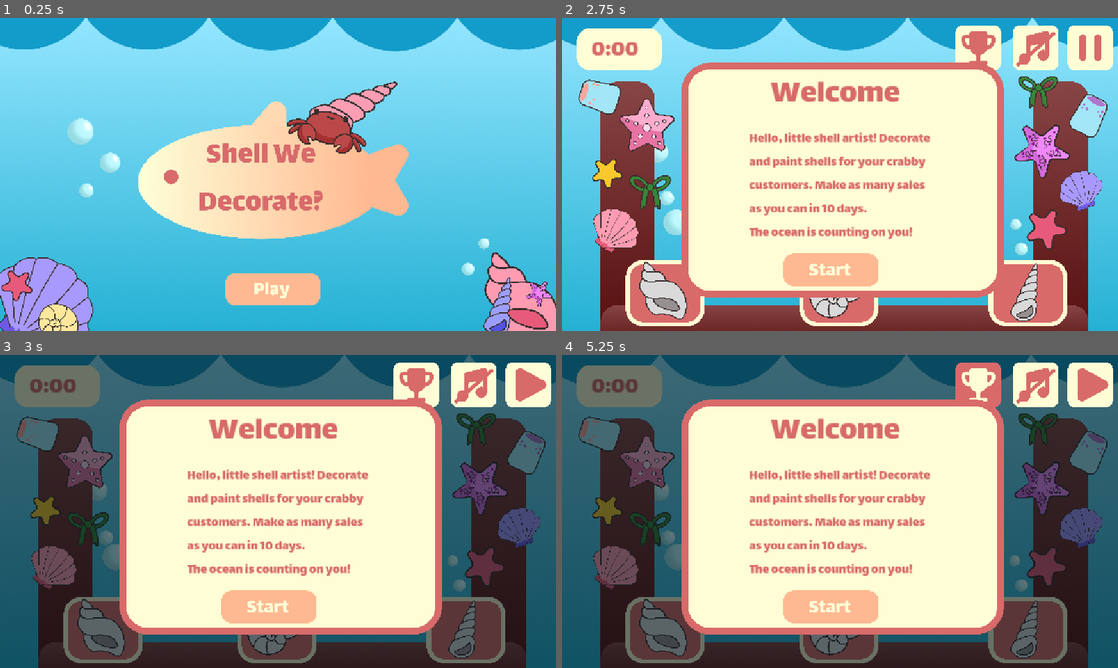
Above: before the commit, frames 1-4 (two rows, left to right).
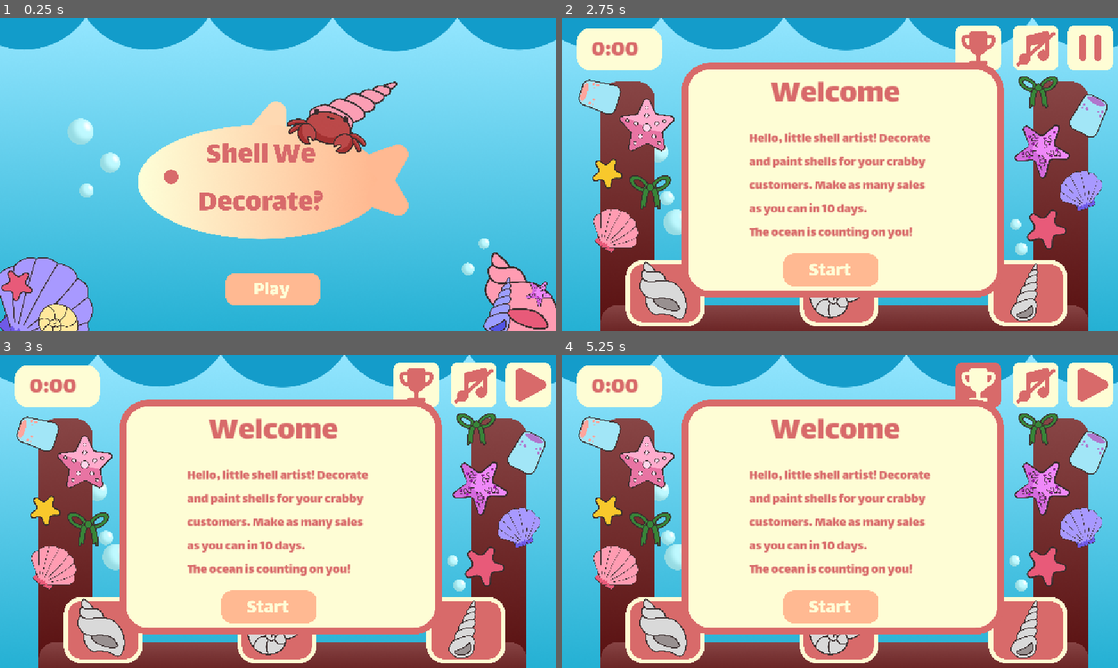
Above: after the commit, the same moments.

Repository: vishyyyyyyyyy/shell-we-decorate
Game: Godot game, scene res://scenes/menu.tscn
Same seed, same stepped clock (60 frames per second), same inputs: the game is played once before the commit and once after it.
Inputs (mouse positions are in pixels of both pictures, inside the frame that each line leads up to):
- Up to frame 1 (0.25 s): no input
- Up to frame 2 (2.75 s): tap Enter at 0.5 s; move the mouse to (834, 287) at 0.52 s; hold Right 0.53-1.28 s; tap Alt at 0.6, 2.1 s; click (834, 287) at 0.67 s; move the mouse to (662, 293) at 1.27 s; hold Down 1.28-2.03 s; tap Shift at 1.35 s; click (662, 293) at 1.42 s; move the mouse to (1034, 46) at 2.02 s; hold Right from 2.03 s (still down); click (1034, 46) at 2.17 s
- Up to frame 3 (3 s): move the mouse to (528, 383) at 2.77 s; release Right at 2.78 s; hold Up from 2.78 s (still down); tap Shift at 2.85 s; click (528, 383) at 2.92 s
- Up to frame 4 (5.25 s): tap Space at 3.5, 5 s; move the mouse to (840, 458) at 3.52 s; release Up at 3.53 s; hold Left 3.53-5.03 s; tap Alt at 3.6, 5.1 s; click (840, 458) at 3.67 s; tap Enter at 4.25 s; move the mouse to (840, 536) at 4.27 s; tap Shift at 4.35 s; click (840, 536) at 4.42 s; move the mouse to (979, 383) at 5.02 s; hold Down from 5.03 s (still down); click (979, 383) at 5.17 s

Frames 1-2 are identical in both runs. In frame 3, 54% of the frame differs, in the area x 0-100%, y 0-100%; in frame 4, 54%.

Commit message:
move control inputs out of stand

Diff:
--- a/new-game-project/scenes/game.tscn
+++ b/new-game-project/scenes/game.tscn
@@ -1038,6 +1038,9 @@
 &"extra_leave3": SubResource("Animation_ms3bu")
 }
 
+[sub_resource type="RectangleShape2D" id="RectangleShape2D_7gkqi"]
+size = Vector2(2560, 853.333)
+
 [sub_resource type="RectangleShape2D" id="RectangleShape2D_gxtfn"]
 size = Vector2(1363.58, 1107.34)
 
@@ -1197,9 +1200,6 @@
 &"RESET": SubResource("Animation_weeiq"),
 &"new_achievement": SubResource("Animation_mmvbu")
 }
-
-[sub_resource type="RectangleShape2D" id="RectangleShape2D_7gkqi"]
-size = Vector2(2560, 853.333)
 
 [sub_resource type="RectangleShape2D" id="RectangleShape2D_pr1ej"]
 size = Vector2(633.332, 626.667)
@@ -1823,6 +1823,73 @@
 scale = Vector2(0.21699, 0.21699)
 texture = ExtResource("38_7ixpq")
 
+[node name="home" type="Area2D" parent="stand"]
+process_mode = 2
+process_priority = 1
+visible = false
+position = Vector2(981, 61)
+scale = Vector2(0.15, 0.15)
+script = ExtResource("44_2iuns")
+normal = ExtResource("32_v2yb1")
+hover = ExtResource("32_js0lu")
+
+[node name="Sprite2D" type="Sprite2D" parent="stand/home"]
+z_index = 2
+position = Vector2(-2700, 1033.33)
+scale = Vector2(2.67286, 2.67286)
+texture = ExtResource("32_v2yb1")
+
+[node name="CollisionShape2D" type="CollisionShape2D" parent="stand/home"]
+z_index = 2
+position = Vector2(-2700, 1033.33)
+shape = SubResource("RectangleShape2D_7gkqi")
+disabled = true
+
+[node name="timerlabel" type="Label" parent="stand/home"]
+z_index = 2
+offset_left = -3186.67
+offset_top = 733.333
+offset_right = -2204.67
+offset_bottom = 1361.33
+theme_override_colors/font_color = Color(0.996078, 0.992157, 0.835294, 1)
+theme_override_fonts/font = ExtResource("29_sgl2t")
+theme_override_font_sizes/font_size = 400
+text = "Home"
+
+[node name="credits" type="Area2D" parent="stand"]
+process_mode = 2
+process_priority = 1
+visible = false
+z_index = 3
+position = Vector2(981, 61)
+scale = Vector2(0.15, 0.15)
+script = ExtResource("46_7gkqi")
+normal = ExtResource("32_v2yb1")
+hover = ExtResource("32_js0lu")
+
+[node name="Sprite2D" type="Sprite2D" parent="stand/credits"]
+z_index = 2
+position = Vector2(-2700, 2100)
+scale = Vector2(2.67286, 2.67286)
+texture = ExtResource("32_v2yb1")
+
+[node name="CollisionShape2D" type="CollisionShape2D" parent="stand/credits"]
+z_index = 2
+position = Vector2(-2700, 2100)
+shape = SubResource("RectangleShape2D_7gkqi")
+disabled = true
+
+[node name="timerlabel2" type="Label" parent="stand/credits"]
+z_index = 2
+offset_left = -3293.33
+offset_top = 1800.0
+offset_right = -2101.33
+offset_bottom = 2428.0
+theme_override_colors/font_color = Color(0.996078, 0.992157, 0.835294, 1)
+theme_override_fonts/font = ExtResource("29_sgl2t")
+theme_override_font_sizes/font_size = 400
+text = "Credits"
+
 [node name="customizepanel" type="Area2D" parent="stand"]
 position = Vector2(209, 564)
 scale = Vector2(0.109271, 0.109271)
@@ -2063,80 +2130,7 @@
 vertical_alignment = 1
 autowrap_mode = 2
 
-[node name="ColorRect" type="ColorRect" parent="stand"]
-visible = false
-z_index = 2
-offset_right = 1159.0
-offset_bottom = 688.0
-mouse_filter = 2
-color = Color(0.0064853, 0.0667014, 0.0868991, 0.588235)
-
-[node name="home" type="Area2D" parent="stand"]
-process_mode = 2
-visible = false
-position = Vector2(981, 61)
-scale = Vector2(0.15, 0.15)
-script = ExtResource("44_2iuns")
-normal = ExtResource("32_v2yb1")
-hover = ExtResource("32_js0lu")
-
-[node name="Sprite2D" type="Sprite2D" parent="stand/home"]
-z_index = 2
-position = Vector2(-2700, 1033.33)
-scale = Vector2(2.67286, 2.67286)
-texture = ExtResource("32_v2yb1")
-
-[node name="CollisionShape2D" type="CollisionShape2D" parent="stand/home"]
-z_index = 2
-position = Vector2(-2700, 1033.33)
-shape = SubResource("RectangleShape2D_7gkqi")
-disabled = true
-
-[node name="timerlabel" type="Label" parent="stand/home"]
-z_index = 2
-offset_left = -3186.67
-offset_top = 733.333
-offset_right = -2204.67
-offset_bottom = 1361.33
-theme_override_colors/font_color = Color(0.996078, 0.992157, 0.835294, 1)
-theme_override_fonts/font = ExtResource("29_sgl2t")
-theme_override_font_sizes/font_size = 400
-text = "Home"
-
-[node name="credits" type="Area2D" parent="stand"]
-process_mode = 2
-visible = false
-z_index = 3
-position = Vector2(981, 61)
-scale = Vector2(0.15, 0.15)
-script = ExtResource("46_7gkqi")
-normal = ExtResource("32_v2yb1")
-hover = ExtResource("32_js0lu")
-
-[node name="Sprite2D" type="Sprite2D" parent="stand/credits"]
-z_index = 2
-position = Vector2(-2700, 2100)
-scale = Vector2(2.67286, 2.67286)
-texture = ExtResource("32_v2yb1")
-
-[node name="CollisionShape2D" type="CollisionShape2D" parent="stand/credits"]
-z_index = 2
-position = Vector2(-2700, 2100)
-shape = SubResource("RectangleShape2D_7gkqi")
-disabled = true
-
-[node name="timerlabel2" type="Label" parent="stand/credits"]
-z_index = 2
-offset_left = -3293.33
-offset_top = 1800.0
-offset_right = -2101.33
-offset_bottom = 2428.0
-theme_override_colors/font_color = Color(0.996078, 0.992157, 0.835294, 1)
-theme_override_fonts/font = ExtResource("29_sgl2t")
-theme_override_font_sizes/font_size = 400
-text = "Credits"
-
-[node name="music" type="Area2D" parent="stand"]
+[node name="music" type="Area2D" parent="."]
 process_mode = 3
 z_index = 1
 position = Vector2(981, 61)
@@ -2147,16 +2141,16 @@
 music = ExtResource("14_wljb1")
 music_hover = ExtResource("45_xbak0")
 
-[node name="Sprite2D" type="Sprite2D" parent="stand/music"]
+[node name="Sprite2D" type="Sprite2D" parent="music"]
 z_index = 1
 texture = ExtResource("14_wljb1")
 
-[node name="CollisionShape2D" type="CollisionShape2D" parent="stand/music"]
+[node name="CollisionShape2D" type="CollisionShape2D" parent="music"]
 z_index = 1
 position = Vector2(-3.33447, 6.10352e-05)
 shape = SubResource("RectangleShape2D_pr1ej")
 
-[node name="pause" type="Area2D" parent="stand"]
+[node name="pause" type="Area2D" parent="."]
 process_mode = 3
 z_index = 2
 position = Vector2(981, 61)
@@ -2167,16 +2161,16 @@
 normal = ExtResource("12_sgl2t")
 normal_hover = ExtResource("48_bnuda")
 
-[node name="Sprite2D" type="Sprite2D" parent="stand/pause"]
+[node name="Sprite2D" type="Sprite2D" parent="pause"]
 position = Vector2(753.333, 0)
 texture = ExtResource("12_sgl2t")
 
-[node name="CollisionShape2D" type="CollisionShape2D" parent="stand/pause"]
+[node name="CollisionShape2D" type="CollisionShape2D" parent="pause"]
 z_index = 1
 position = Vector2(756.665, 6.10352e-05)
 shape = SubResource("RectangleShape2D_pr1ej")
 
-[node name="achievement2" type="Area2D" parent="stand"]
+[node name="achievement2" type="Area2D" parent="."]
 process_mode = 3
 z_index = 2
 position = Vector2(749, 61)
@@ -2185,11 +2179,11 @@
 normal = ExtResource("50_3x28f")
 hover = ExtResource("55_weeiq")
 
-[node name="Sprite2D" type="Sprite2D" parent="stand/achievement2"]
+[node name="Sprite2D" type="Sprite2D" parent="achievement2"]
 position = Vector2(753.333, 0)
 texture = ExtResource("50_3x28f")
 
-[node name="CollisionShape2D" type="CollisionShape2D" parent="stand/achievement2"]
+[node name="CollisionShape2D" type="CollisionShape2D" parent="achievement2"]
 z_index = 1
 position = Vector2(756.665, 6.10352e-05)
 shape = SubResource("RectangleShape2D_pr1ej")
@@ -3398,15 +3392,15 @@
 [connection signal="input_event" from="stand/credits" to="stand/credits" method="_on_input_event"]
 [connection signal="mouse_entered" from="stand/credits" to="stand/credits" method="_on_mouse_entered"]
 [connection signal="mouse_exited" from="stand/credits" to="stand/credits" method="_on_mouse_exited"]
-[connection signal="input_event" from="stand/music" to="stand/music" method="_on_input_event"]
-[connection signal="mouse_entered" from="stand/music" to="stand/music" method="_on_mouse_entered"]
-[connection signal="mouse_exited" from="stand/music" to="stand/music" method="_on_mouse_exited"]
-[connection signal="input_event" from="stand/pause" to="stand/pause" method="_on_input_event"]
-[connection signal="mouse_entered" from="stand/pause" to="stand/pause" method="_on_mouse_entered"]
-[connection signal="mouse_exited" from="stand/pause" to="stand/pause" method="_on_mouse_exited"]
-[connection signal="input_event" from="stand/achievement2" to="stand/achievement2" method="_on_input_event"]
-[connection signal="mouse_entered" from="stand/achievement2" to="stand/achievement2" method="_on_mouse_entered"]
-[connection signal="mouse_exited" from="stand/achievement2" to="stand/achievement2" method="_on_mouse_exited"]
+[connection signal="input_event" from="music" to="music" method="_on_input_event"]
+[connection signal="mouse_entered" from="music" to="music" method="_on_mouse_entered"]
+[connection signal="mouse_exited" from="music" to="music" method="_on_mouse_exited"]
+[connection signal="input_event" from="pause" to="pause" method="_on_input_event"]
+[connection signal="mouse_entered" from="pause" to="pause" method="_on_mouse_entered"]
+[connection signal="mouse_exited" from="pause" to="pause" method="_on_mouse_exited"]
+[connection signal="input_event" from="achievement2" to="achievement2" method="_on_input_event"]
+[connection signal="mouse_entered" from="achievement2" to="achievement2" method="_on_mouse_entered"]
+[connection signal="mouse_exited" from="achievement2" to="achievement2" method="_on_mouse_exited"]
 [connection signal="input_event" from="achievement/Area2D" to="achievement/Area2D" method="_on_input_event"]
 [connection signal="mouse_entered" from="achievement/Area2D" to="achievement/Area2D" method="_on_mouse_entered"]
 [connection signal="mouse_exited" from="achievement/Area2D" to="achievement/Area2D" method="_on_mouse_exited"]
--- a/new-game-project/scripts/achievments.gd
+++ b/new-game-project/scripts/achievments.gd
@@ -2,31 +2,29 @@
 
 @export var normal : Texture2D
 @export var hover: Texture2D
-
 @onready var sprite: Sprite2D = $Sprite2D
 
 func _on_input_event(_viewport: Node, event: InputEvent, _shape_idx: int) -> void:
 	if event is InputEventMouseButton \
 	and event.pressed \
 	and event.button_index == MOUSE_BUTTON_LEFT:
-		$"../../achievement/Area2D/CollisionShape2D".disabled=false
-		$"../../achievement".visible=true
+		$"../achievement/Area2D/CollisionShape2D".disabled=false
+		$"../achievement".visible=true
 		if Global.achievements["flawless_day"]["unlocked"] == true:
-			$"../../achievement/achievementtitle".text = Global.achievements["flawless_day"]["name"]
-			$"../../achievement/desc".text = Global.achievements["flawless_day"]["desc"]
+			$"../achievement/achievementtitle".text = Global.achievements["flawless_day"]["name"]
+			$"../achievement/desc".text = Global.achievements["flawless_day"]["desc"]
 
 		if Global.achievements["maxed_out"]["unlocked"] == true:
-			$"../../achievement/achievementtitle".text = Global.achievements["maxed_out"]["name"]
-			$"../../achievement/desc".text = Global.achievements["maxed_out"]["desc"]
+			$"../achievement/achievementtitle".text = Global.achievements["maxed_out"]["name"]
+			$"../achievement/desc".text = Global.achievements["maxed_out"]["desc"]
 
 		if Global.achievements["shell_legend"]["unlocked"] == true:
-			$"../../achievement/achievementtitle".text = Global.achievements["shell_legend"]["name"]
-			$"../../achievement/desc".text = Global.achievements["shell_legend"]["desc"]
+			$"../achievement/achievementtitle".text = Global.achievements["shell_legend"]["name"]
+			$"../achievement/desc".text = Global.achievements["shell_legend"]["desc"]
 
 		if Global.achievements["chaos_mode"]["unlocked"] == true:
-			$"../../achievement/achievementtitle".text = Global.achievements["chaos_mode"]["name"]
-			$"../../achievement/desc".text = Global.achievements["chaos_mode"]["desc"]
-
+			$"../achievement/achievementtitle".text = Global.achievements["chaos_mode"]["name"]
+			$"../achievement/desc".text = Global.achievements["chaos_mode"]["desc"]
 
 func _on_mouse_entered() -> void:
 	if sprite.texture == normal:
--- a/new-game-project/scripts/credits.gd
+++ b/new-game-project/scripts/credits.gd
@@ -8,7 +8,6 @@
 	if event is InputEventMouseButton \
 	and event.pressed \
 	and event.button_index == MOUSE_BUTTON_LEFT:
-		$"../ColorRect".visible=false
 		get_tree().paused = !get_tree().paused
 		get_tree().change_scene_to_file("res://scenes/credits.tscn")
 
--- a/new-game-project/scripts/home.gd
+++ b/new-game-project/scripts/home.gd
@@ -8,7 +8,6 @@
 	if event is InputEventMouseButton \
 	and event.pressed \
 	and event.button_index == MOUSE_BUTTON_LEFT:
-		$"../ColorRect".visible=false
 		get_tree().paused = !get_tree().paused
 		get_tree().change_scene_to_file("res://scenes/menu.tscn")
 
--- a/new-game-project/scripts/pause.gd
+++ b/new-game-project/scripts/pause.gd
@@ -14,23 +14,25 @@
 	and event.button_index == MOUSE_BUTTON_LEFT:
 		get_tree().paused = !get_tree().paused
 		if get_tree().paused:
-			$"../home/CollisionShape2D".set_deferred("disabled", false)
-			$"../credits/CollisionShape2D".set_deferred("disabled", false)
+			$"../stand/home/CollisionShape2D".set_deferred("disabled", false)
+			$"../stand/credits/CollisionShape2D".set_deferred("disabled", false)
+			#$"../stand/home".set_deferred("input_pickable", true)
+			#$"../stand/credits".set_deferred("input_pickable", true)
 			sprite.texture = paused
-			$"../home".input_pickable = true
-			$"../credits".input_pickable = true
-			$"../ColorRect".visible=true
-			$"../credits".visible=true
-			$"../home".visible=true
+			$"../stand/home".input_pickable = true
+			$"../stand/credits".input_pickable = true
+			$"../stand/credits".visible=true
+			$"../stand/home".visible=true
 		else:
-			$"../home".set_deferred("input_pickable", true)
-			$"../credits".set_deferred("input_pickable", true)
+			#$"../stand/home/CollisionShape2D".set_deferred("disabled", true)
+			#$"../stand/credits/CollisionShape2D".set_deferred("disabled", true)
+			$"../stand/home".set_deferred("input_pickable", true)
+			$"../stand/credits".set_deferred("input_pickable", true)
 			sprite.texture = normal
-			$"../home".input_pickable = false
-			$"../credits".input_pickable = false
-			$"../ColorRect".visible=false
-			$"../credits".visible=false
-			$"../home".visible=false
+			$"../stand/home".input_pickable = false
+			$"../stand/credits".input_pickable = false
+			$"../stand/credits".visible=false
+			$"../stand/home".visible=false
 
 func _on_mouse_entered() -> void:
 	if sprite.texture == normal:
